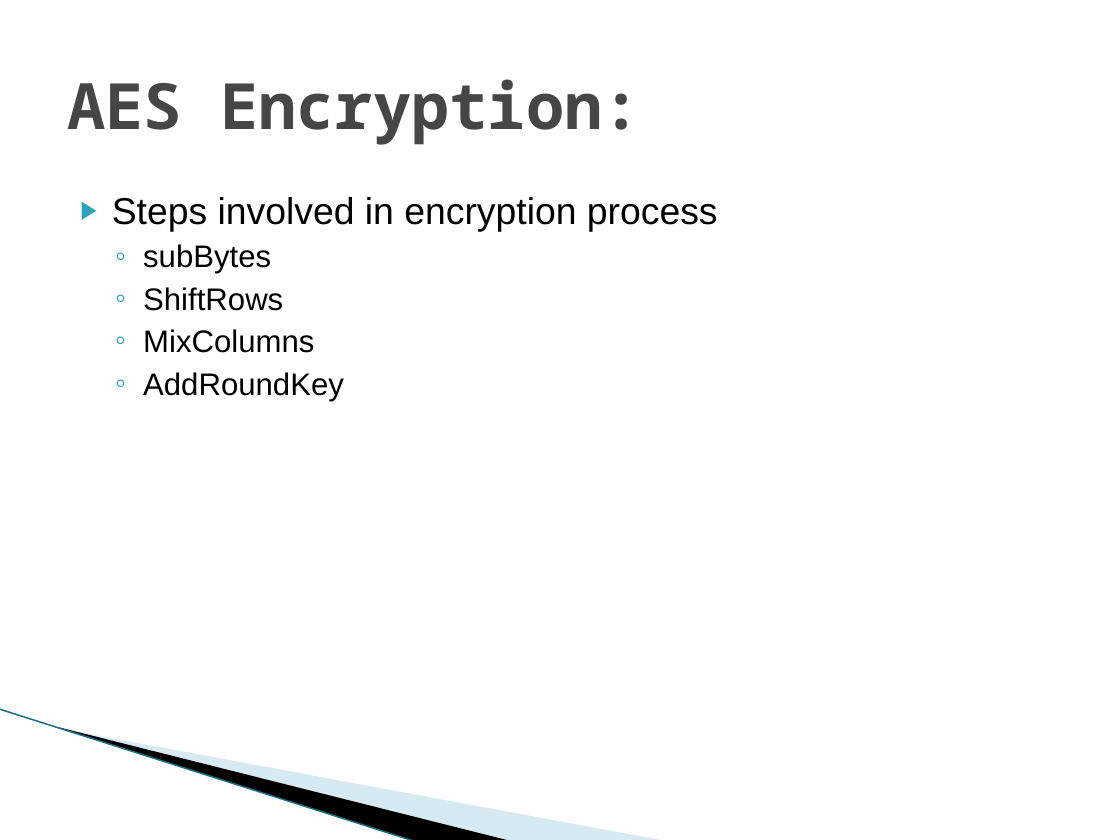
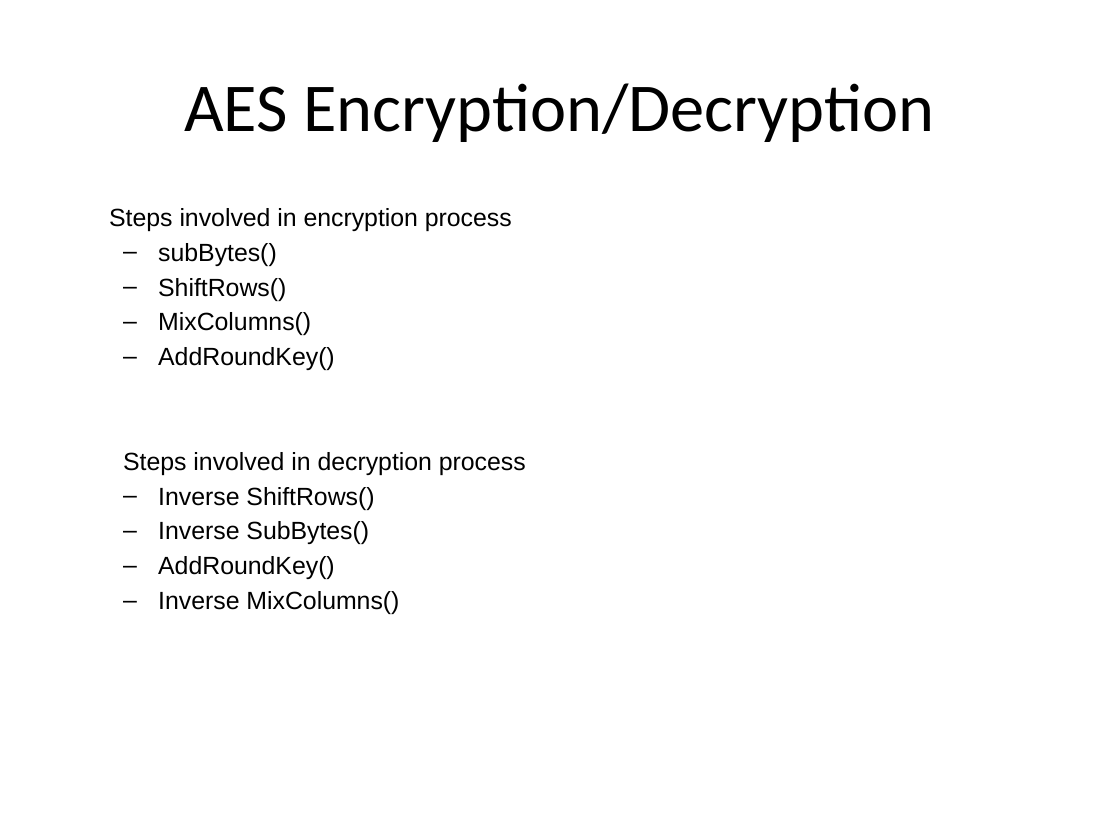
Before and after one commit to suryavalluri1/encryption_engineering, a slide deck: slide 3 of LabAssignemnts/AES_Project/Advanced Encryption Standards.pptx (slide 2 before the commit). Drawn at 1120x840 pixels with LibreOffice and Linux fonts; fonts in the diff are those of the drawing; background and template pictures are left out. Boxes give left, top, right and bottom in pixels: in the first picture for what was removed or moved away, otherwise in the second. Text is boxed around its words. In the diff, an @@ line names an element or a change of style, - is before the commit and + after.

```diff
--- a/LabAssignemnts/AES_Project/Advanced Encryption Standards.pptx
+++ b/LabAssignemnts/AES_Project/Advanced Encryption Standards.pptx
@@ title at (x1=184, y1=83, x2=934, y2=142): text changed; size 41 to 44 pt; font Noto Sans Mono to Calibri; text colour #464646 to #000000; bold off @@
-AES Encryption:
+AES Encryption/Decryption
@@ text "Steps involved in encryption process" moved from (x1=112, y1=197, x2=718, y2=401) to (x1=109, y1=208, x2=526, y2=614) @@
@@ text at (x1=109, y1=208, x2=512, y2=231): size 24 to 16 pt in "Steps involved in encryption process"; bullet ▶ to none @@
@@ text at (x1=123, y1=243, x2=526, y2=614): text changed; size 20 to 16 pt @@
-  ◦ subBytes
-  ◦ ShiftRows
-  ◦ MixColumns
-  ◦ AddRoundKey
+  – subBytes()
+  – ShiftRows()
+  – MixColumns()
+  – AddRoundKey()
+  Steps involved in decryption process
+  – Inverse ShiftRows()
+  – Inverse SubBytes()
+  – AddRoundKey()
+  – Inverse MixColumns()
@@ line removed from (0, 709) to (416, 840) @@
@@ freeform shape removed at (x1=59, y1=727, x2=512, y2=840) @@
@@ freeform shape removed at (x1=62, y1=728, x2=666, y2=840) @@
```
Also in this commit, not shown: 1 other slide changed, 2 slides added, 1 slide removed, 2 other files.
